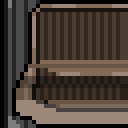
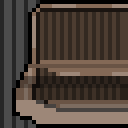
Layers edited between the first and the second 128×128 image:
painted on "Background" over [0,0,20,128]
